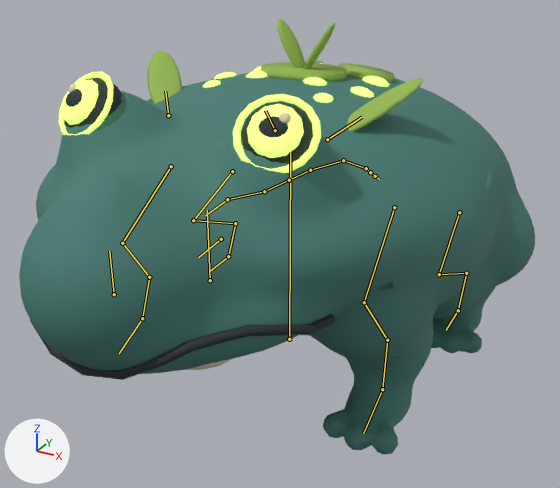
Renders of the glTF model packages/game/assets/ombulumo/ombulumo.glb from each side of a commit.
Both versions are drawn from a 50 mm camera at (1.019, -1.918, 1.286) aimed at (0.033, -0.125, 0.389). Lighting does not change. The marker at lower left points along +X, +Y and +Z. The first picture is the older version. The bones that change, and the others that lie on the model, are drawn over the model as lines.

Objects in the first picture: 'Ombulumo.001'.
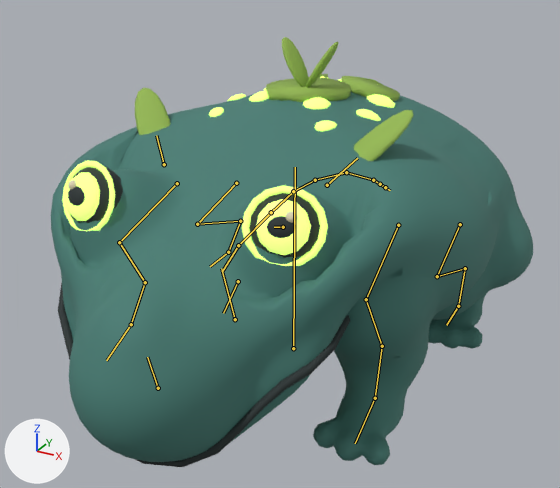
The newer file adds an action. The first version stands in its rest pose; the second is drawn at frame 43 of the action 'Feed'.

Location of each change, (x1, y1, x2, y2) in pixels of the pictures (560 x 488 px):
'Ombulumo.001', posed (7% narrower): before (19, 18, 535, 454); after (51, 37, 533, 467)
bone 'root', root to tip: before (289, 339) to (290, 152); after (293, 348) to (295, 167)
bone 'hips', root to tip: before (343, 160) to (310, 170); after (346, 172) to (315, 180)
bone 'spine_01', root to tip: before (310, 170) to (289, 180); after (315, 180) to (293, 191)
bone 'spine_02', root to tip: before (289, 180) to (264, 191); after (293, 191) to (271, 212)
bone 'neck', root to tip: before (264, 191) to (227, 199); after (271, 212) to (238, 245)
bone 'head', root to tip: before (227, 199) to (205, 215); after (238, 245) to (222, 272)
bone 'ear.L', root to tip: before (327, 139) to (362, 117); after (327, 185) to (357, 158)
bone 'ear.R', root to tip: before (168, 115) to (165, 91); after (164, 164) to (156, 135)
bone 'scapula.L', root to tip: before (394, 207) to (364, 302); after (398, 225) to (366, 299)
bone 'upper_arm.L', root to tip: before (364, 302) to (387, 340); after (366, 299) to (382, 346)
bone 'forearm.L', root to tip: before (387, 340) to (382, 389); after (382, 346) to (375, 398)
bone 'front_paw.L', root to tip: before (382, 389) to (363, 433); after (375, 398) to (355, 443)
bone 'scapula.R', root to tip: before (171, 166) to (122, 243); after (177, 183) to (119, 242)
bone 'upper_arm.R', root to tip: before (122, 243) to (149, 277); after (119, 242) to (145, 282)
bone 'forearm.R', root to tip: before (149, 277) to (142, 318); after (145, 282) to (131, 324)
bone 'front_paw.R', root to tip: before (142, 318) to (119, 353); after (131, 324) to (106, 360)
bone 'tail_01', root to tip: before (343, 160) to (366, 168); after (346, 172) to (373, 180)
bone 'tail_02', root to tip: before (366, 168) to (370, 172); after (373, 180) to (380, 184)
bone 'tail_03', root to tip: before (370, 172) to (375, 176); after (380, 184) to (385, 187)
bone 'thigh.L', root to tip: before (459, 212) to (439, 274); after (460, 224) to (437, 276)
bone 'shin.L', root to tip: before (439, 274) to (466, 273); after (437, 276) to (465, 268)
bone 'hock.L', root to tip: before (466, 273) to (458, 310); after (465, 268) to (458, 306)
bone 'hind_paw.L', root to tip: before (458, 310) to (446, 330); after (458, 306) to (446, 325)
bone 'thigh.R', root to tip: before (232, 171) to (193, 220); after (236, 183) to (197, 224)
bone 'shin.R', root to tip: before (193, 220) to (235, 223); after (197, 224) to (240, 221)
bone 'hock.R', root to tip: before (235, 223) to (228, 256); after (240, 221) to (228, 252)
bone 'hind_paw.R', root to tip: before (228, 256) to (210, 271); after (228, 252) to (210, 266)

The change in detail:
Bone 'root' (bone_root) moves from (0.0, 0.0, 0.0) to (0.0, -0.052, -0.028).
Bone 'hips' (bone_hips) turns from (0, 0, 0) to (-2, 0, 0) degrees about its own x, y and z.
Bone 'spine_01' (bone_spine_01) turns from (0, 0, 0) to (3, 0, 0) degrees about its own x, y and z.
Bone 'spine_02' (bone_spine_02) turns from (0, 0, 0) to (10, 0, -1) degrees about its own x, y and z.
Bone 'neck' (bone_neck) turns from (0, 0, 0) to (8, 0, -1) degrees about its own x, y and z.
Bone 'head' (bone_head) turns from (0, 0, 0) to (-3, 0, -2) degrees about its own x, y and z.
Bone 'ear.L' (bone_ear_l) turns from (0, 0, 0) to (-3, 0, 0) degrees about its own x, y and z.
Bone 'ear.R' (bone_ear_r) turns from (0, 0, 0) to (-4, -1, 0) degrees about its own x, y and z.
Bone 'scapula.L' (bone_scapula_l) turns from (0, 0, 0) to (-28, 0, -1) degrees about its own x, y and z.
Bone 'upper_arm.L' (bone_upper_arm_l) turns from (0, 0, 0) to (9, 0, 4) degrees about its own x, y and z.
Bone 'forearm.L' (bone_forearm_l) turns from (0, 0, 0) to (-6, 0, -2) degrees about its own x, y and z.
Bone 'front_paw.L' (bone_front_paw_l) turns from (0, 0, 0) to (14, 1, 3) degrees about its own x, y and z.
Bone 'scapula.R' (bone_scapula_r) turns from (0, 0, 0) to (-27, 0, 2) degrees about its own x, y and z.
Bone 'upper_arm.R' (bone_upper_arm_r) turns from (0, 0, 0) to (11, 0, -4) degrees about its own x, y and z.
Bone 'forearm.R' (bone_forearm_r) turns from (0, 0, 0) to (-7, 0, 2) degrees about its own x, y and z.
Bone 'front_paw.R' (bone_front_paw_r) turns from (0, 0, 0) to (12, 1, -2) degrees about its own x, y and z.
Bone 'tail_01' (bone_tail_01) turns from (0, 0, 0) to (3, 0, -5) degrees about its own x, y and z.
Bone 'tail_02' (bone_tail_02) turns from (0, 0, 0) to (0, 0, -2) degrees about its own x, y and z.
Bone 'tail_03' (bone_tail_03) turns from (0, 0, 0) to (0, 0, 3) degrees about its own x, y and z.
Bone 'thigh.L' (bone_thigh_l) turns from (0, 0, 0) to (-7, 0, 2) degrees about its own x, y and z.
Bone 'shin.L' (bone_shin_l) turns from (0, 0, 0) to (13, 0, 2) degrees about its own x, y and z.
Bone 'hock.L' (bone_hock_l) turns from (0, 0, 0) to (-13, -1, -6) degrees about its own x, y and z.
Bone 'hind_paw.L' (bone_hind_paw_l) turns from (0, 0, 0) to (9, -4, 3) degrees about its own x, y and z.
Bone 'thigh.R' (bone_thigh_r) turns from (0, 0, 0) to (-7, 0, -2) degrees about its own x, y and z.
Bone 'shin.R' (bone_shin_r) turns from (0, 0, 0) to (13, 0, -2) degrees about its own x, y and z.
Bone 'hock.R' (bone_hock_r) turns from (0, 0, 0) to (-13, 1, 6) degrees about its own x, y and z.
Bone 'hind_paw.R' (bone_hind_paw_r) turns from (0, 0, 0) to (9, 4, -3) degrees about its own x, y and z.
